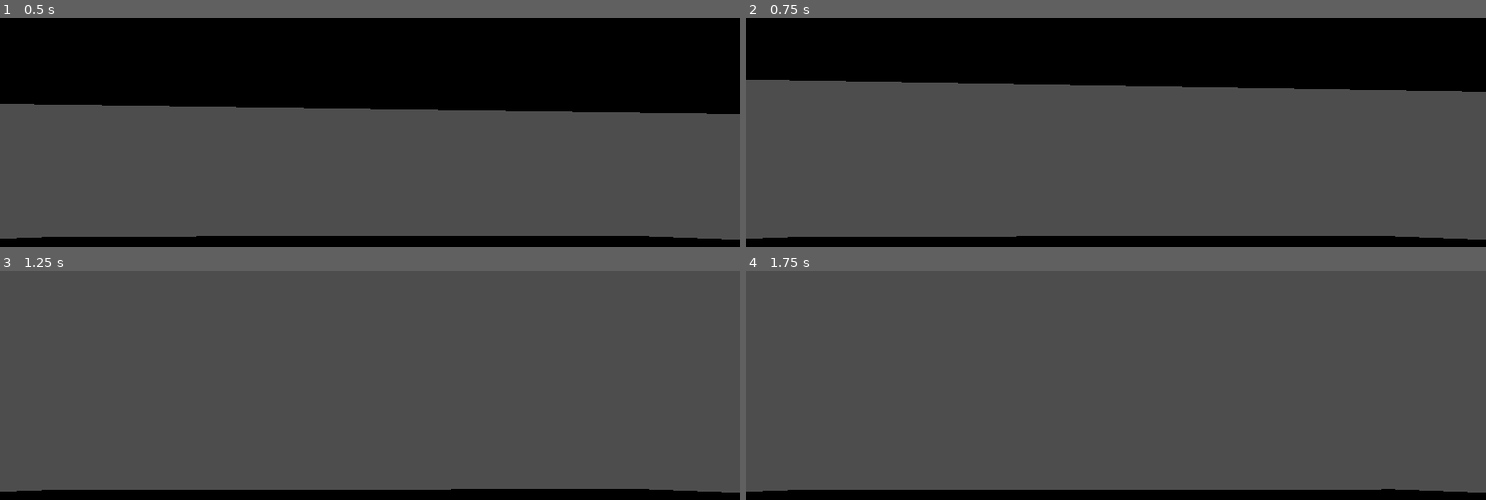
Above: before the commit, frames 1-4 (two rows, left to right).
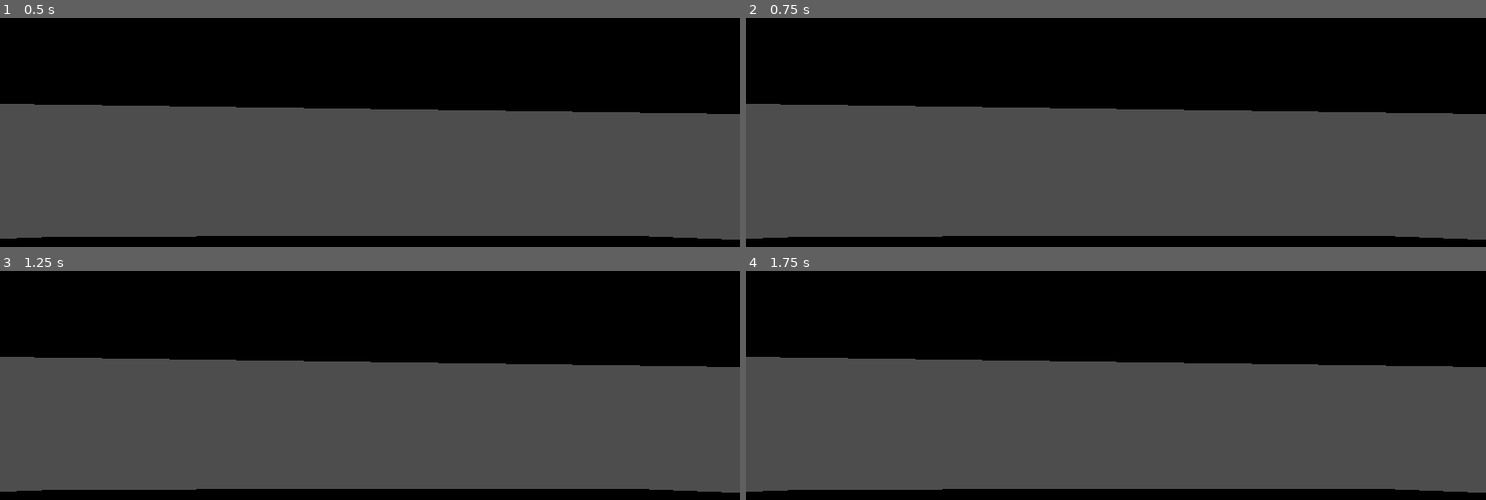
Above: after the commit, the same moments.

Repository: HenkBonna/midgard
Game: Godot game, scene res://Test.tscn
Two runs of this game, one before a commit and one after it. Both use one fixed random seed, a clock stepped at 60 frames per second and the inputs below. This scene is started directly instead of the project's main scene.
Inputs:
- Up to frame 1 (0.5 s): no input
- Up to frame 2 (0.75 s): tap Enter (ui_accept) at 0.5 s; hold W (forward) from 0.53 s (still down); hold Space (action) from 0.53 s (still down)
- Up to frame 3 (1.25 s): keep holding W (forward); keep holding Space (action); tap Enter (ui_accept) at 0.77, 0.8, 1.07 s
- Up to frame 4 (1.75 s): keep holding W (forward); release Space (action) at 1.28 s; tap Enter (ui_accept) at 1.35, 1.52 s; tap Space (action) at 1.55 s

Frame 1 is identical in both runs. In frame 2, 10% of the frame differs, in the area x 0-100%, y 27-96%; in frame 3, 40%; in frame 4, 40%, in the area x 0-100%, y 0-96%.

Commit message:
RabbitGameFix?

Diff:
--- /dev/null
+++ b/godot/OnRails/Testing.tscn
@@ -0,0 +1,125 @@
+[gd_scene load_steps=10 format=3 uid="uid://cw8djsrqnwt8w"]
+
+[ext_resource type="Script" path="res://character_body_3d.gd" id="1_1d2im"]
+[ext_resource type="Script" path="res://path_follow.gd" id="1_8aedu"]
+
+[sub_resource type="BoxMesh" id="BoxMesh_4j3i8"]
+
+[sub_resource type="BoxShape3D" id="BoxShape3D_ru8pb"]
+size = Vector3(130.01, 1, 20)
+
+[sub_resource type="BoxMesh" id="BoxMesh_o2ey3"]
+size = Vector3(1, 2, 20)
+
+[sub_resource type="BoxShape3D" id="BoxShape3D_pje7m"]
+size = Vector3(1, 2, 20)
+
+[sub_resource type="Curve3D" id="Curve3D_jfn02"]
+bake_interval = 0.01
+_data = {
+"points": PackedVector3Array(0, 0, 0, 0, 0, 0, 0, 0, 0, 0, 0, 0, 0, 0, 0, 126.519, -0.164716, 0.96992),
+"tilts": PackedFloat32Array(0, 0)
+}
+point_count = 2
+
+[sub_resource type="BoxMesh" id="BoxMesh_vl4w0"]
+size = Vector3(0.2, 0.6, 0.2)
+
+[sub_resource type="BoxShape3D" id="BoxShape3D_almkh"]
+size = Vector3(0.2, 0.7, 0.2)
+
+[node name="Node3D" type="Node3D"]
+transform = Transform3D(1, 0, 0, 0, 1, 0, 0, 0, 1, -0.00242615, 1.90735e-06, -0.154487)
+
+[node name="StaticBody3D" type="StaticBody3D" parent="."]
+
+[node name="MeshInstance3D" type="MeshInstance3D" parent="StaticBody3D"]
+transform = Transform3D(133.818, 0, 0, 0, 1, 0, 0, 0, 18.3002, 0.0197798, 0, 0)
+mesh = SubResource("BoxMesh_4j3i8")
+
+[node name="CollisionShape3D" type="CollisionShape3D" parent="StaticBody3D"]
+transform = Transform3D(1, 0, 0, 0, 1, 0, 0, 0, 1, 0, -0.0983737, 0)
+shape = SubResource("BoxShape3D_ru8pb")
+
+[node name="Wall" type="StaticBody3D" parent="."]
+
+[node name="MeshInstance3D" type="MeshInstance3D" parent="Wall"]
+transform = Transform3D(1, 0, 0, 0, 1, 0, 0, 0, 1, 0, 1.01481, 0)
+mesh = SubResource("BoxMesh_o2ey3")
+
+[node name="CollisionShape3D" type="CollisionShape3D" parent="Wall"]
+transform = Transform3D(1, 0, 0, 0, 1, 0, 0, 0, 1, 0, 1.00044, 0)
+shape = SubResource("BoxShape3D_pje7m")
+
+[node name="Wall2" type="StaticBody3D" parent="."]
+transform = Transform3D(1, 0, 0, 0, 1, 0, 0, 0, 1, -39.4476, 0, 0)
+
+[node name="MeshInstance3D" type="MeshInstance3D" parent="Wall2"]
+transform = Transform3D(1, 0, 0, 0, 1, 0, 0, 0, 1, 0, 1.01481, 0)
+mesh = SubResource("BoxMesh_o2ey3")
+skeleton = NodePath("../../Wall2")
+
+[node name="CollisionShape3D" type="CollisionShape3D" parent="Wall2"]
+transform = Transform3D(1, 0, 0, 0, 1, 0, 0, 0, 1, 0, 1.00044, 0)
+shape = SubResource("BoxShape3D_pje7m")
+
+[node name="Path3D" type="Path3D" parent="."]
+transform = Transform3D(1, 0, 0, 0, 1, 0, 0, 0, 1, -60.8948, 0.741759, 0)
+curve = SubResource("Curve3D_jfn02")
+
+[node name="PathFollow3D" type="PathFollow3D" parent="Path3D"]
+transform = Transform3D(-0.00766608, 0.00130183, -0.99997, 5.82077e-11, 0.999999, 0.00130187, 0.999971, 9.98017e-06, -0.00766607, 0, 0, 0)
+script = ExtResource("1_8aedu")
+
+[node name="Player" type="CharacterBody3D" parent="Path3D/PathFollow3D"]
+transform = Transform3D(-0.00766608, 5.82077e-11, 0.999971, 0.00130183, 0.999999, 9.98017e-06, -0.99997, 0.00130187, -0.00766607, 0.017516, -0.697065, 2.28389)
+script = ExtResource("1_1d2im")
+
+[node name="MeshInstance3D" type="MeshInstance3D" parent="Path3D/PathFollow3D/Player"]
+transform = Transform3D(1, 0, 0, 0, 1, 0, 0, 0, 1, 0, 0.808595, 0)
+mesh = SubResource("BoxMesh_vl4w0")
+
+[node name="CollisionShape3D" type="CollisionShape3D" parent="Path3D/PathFollow3D/Player"]
+transform = Transform3D(1, 0, 0, 0, 1, 0, 0, 0, 1, 0, 0.755019, 0)
+shape = SubResource("BoxShape3D_almkh")
+
+[node name="Camera3D" type="Camera3D" parent="Path3D/PathFollow3D/Player"]
+transform = Transform3D(-0.0266823, 0.502335, -0.864261, 0.0070318, 0.864642, 0.502339, 0.999619, 0.00732628, -0.026603, -0.681652, 1.73341, -0.0231738)
+
+[node name="DirectionalLight3D" type="DirectionalLight3D" parent="."]
+transform = Transform3D(-0.847076, 0.531473, 0, 0.227909, 0.363247, 0.903388, 0.480126, 0.765238, -0.428825, 0, 53.7505, 0)
+
+[node name="Wall3" type="StaticBody3D" parent="."]
+transform = Transform3D(1, 0, 0, 0, 1, 0, 0, 0, 1, -18.568, 0, 0)
+
+[node name="MeshInstance3D" type="MeshInstance3D" parent="Wall3"]
+transform = Transform3D(1, 0, 0, 0, 1, 0, 0, 0, 1, 0, 1.01481, 0)
+mesh = SubResource("BoxMesh_o2ey3")
+skeleton = NodePath("../../Wall3")
+
+[node name="CollisionShape3D" type="CollisionShape3D" parent="Wall3"]
+transform = Transform3D(1, 0, 0, 0, 1, 0, 0, 0, 1, 0, 1.00044, 0)
+shape = SubResource("BoxShape3D_pje7m")
+
+[node name="Wall4" type="StaticBody3D" parent="."]
+transform = Transform3D(1, 0, 0, 0, 1, 0, 0, 0, 1, 25.6031, 0, 0)
+
+[node name="MeshInstance3D" type="MeshInstance3D" parent="Wall4"]
+transform = Transform3D(1, 0, 0, 0, 1, 0, 0, 0, 1, 0, 1.01481, 0)
+mesh = SubResource("BoxMesh_o2ey3")
+skeleton = NodePath("../../Wall4")
+
+[node name="CollisionShape3D" type="CollisionShape3D" parent="Wall4"]
+transform = Transform3D(1, 0, 0, 0, 1, 0, 0, 0, 1, 0, 1.00044, 0)
+shape = SubResource("BoxShape3D_pje7m")
+
+[node name="Wall5" type="StaticBody3D" parent="."]
+transform = Transform3D(1, 0, 0, 0, 1, 0, 0, 0, 1, 44.4436, 0, 0)
+
+[node name="MeshInstance3D" type="MeshInstance3D" parent="Wall5"]
+transform = Transform3D(1, 0, 0, 0, 1, 0, 0, 0, 1, 0, 1.01481, 0)
+mesh = SubResource("BoxMesh_o2ey3")
+
+[node name="CollisionShape3D" type="CollisionShape3D" parent="Wall5"]
+transform = Transform3D(1, 0, 0, 0, 1, 0, 0, 0, 1, 0, 1.00044, 0)
+shape = SubResource("BoxShape3D_pje7m")
--- /dev/null
+++ b/godot/OnRails/character_body_3d.gd
@@ -0,0 +1,28 @@
+extends CharacterBody3D
+
+
+const SPEED = 5.0
+const JUMP_VELOCITY = 8.5
+
+
+func _physics_process(delta: float) -> void:
+	# Add the gravity.
+	if not is_on_floor():
+		velocity += get_gravity() * delta
+
+	# Handle jump.
+	if Input.is_action_just_pressed("ui_accept") and is_on_floor():
+		velocity.y = JUMP_VELOCITY
+
+	# Get the input direction and handle the movement/deceleration.
+	# As good practice, you should replace UI actions with custom gameplay actions.
+	var input_dir := Input.get_vector("left", "right", "forward", "backward")
+	var direction := (transform.basis * Vector3(input_dir.y, 0, input_dir.x)).normalized()
+	if direction:
+
+		velocity.z = direction.z * SPEED
+	else:
+
+		velocity.z = move_toward(velocity.z, 0, SPEED)
+
+	move_and_slide()
--- /dev/null
+++ b/godot/OnRails/path_follow.gd
@@ -0,0 +1,12 @@
+extends PathFollow3D
+
+@export var speed: float = 5.0
+
+
+# Called when the node enters the scene tree for the first time.
+func _ready():
+	loop = true
+
+# Called every frame. 'delta' is the elapsed time since the previous frame.
+func _process(delta: float):
+	progress += speed * delta
--- a/godot/OnRails/player.gd
+++ b/godot/OnRails/player.gd
@@ -2,7 +2,7 @@
 
 
 var SPEED = 2.0
-var onRail = true
+var onRail = false
 
 # Get the gravity from the project settings to be synced with RigidBody nodes.
 var gravity = ProjectSettings.get_setting("physics/3d/default_gravity")
@@ -17,13 +17,10 @@
 
 	# Get the input direction and handle the movement/deceleration.
 	# As good practice, you should replace UI actions with custom gameplay actions.
-	var input_dir = Input.get_vector("left", "right", "forward", "backward")
-	var direction = (transform.basis * Vector3(input_dir.x, 0, input_dir.y)).normalized()
+	var input_dir = Input.get_vector("left", "right","forward", "backward")
+	var direction = (transform.basis * Vector3(input_dir.y, 0, input_dir.x)).normalized()
 	if direction:
-		velocity.x = direction.x * SPEED
 		velocity.z = direction.z * SPEED
-	else:
-		velocity.x = move_toward(velocity.x, 0, SPEED)
-		velocity.z = move_toward(velocity.z, 0, SPEED)
+	else:		velocity.z = move_toward(velocity.z, 0, SPEED)
 
 	move_and_slide()
--- a/godot/OnRails/project.godot
+++ b/godot/OnRails/project.godot
@@ -14,6 +14,14 @@
 run/main_scene="res://World.tscn"
 config/features=PackedStringArray("4.3", "Forward Plus")
 config/icon="res://icon.svg"
+
+[dotnet]
+
+project/assembly_name="OnRails"
+
+[filesystem]
+
+import/blender/enabled=false
 
 [input]
 
Not shown, changed: godot/OnRails/leafy_factory.blend.import
Not shown, changed: godot/OnRails/pine_tree1.blend.import
Not shown, removed: godot/test.py
